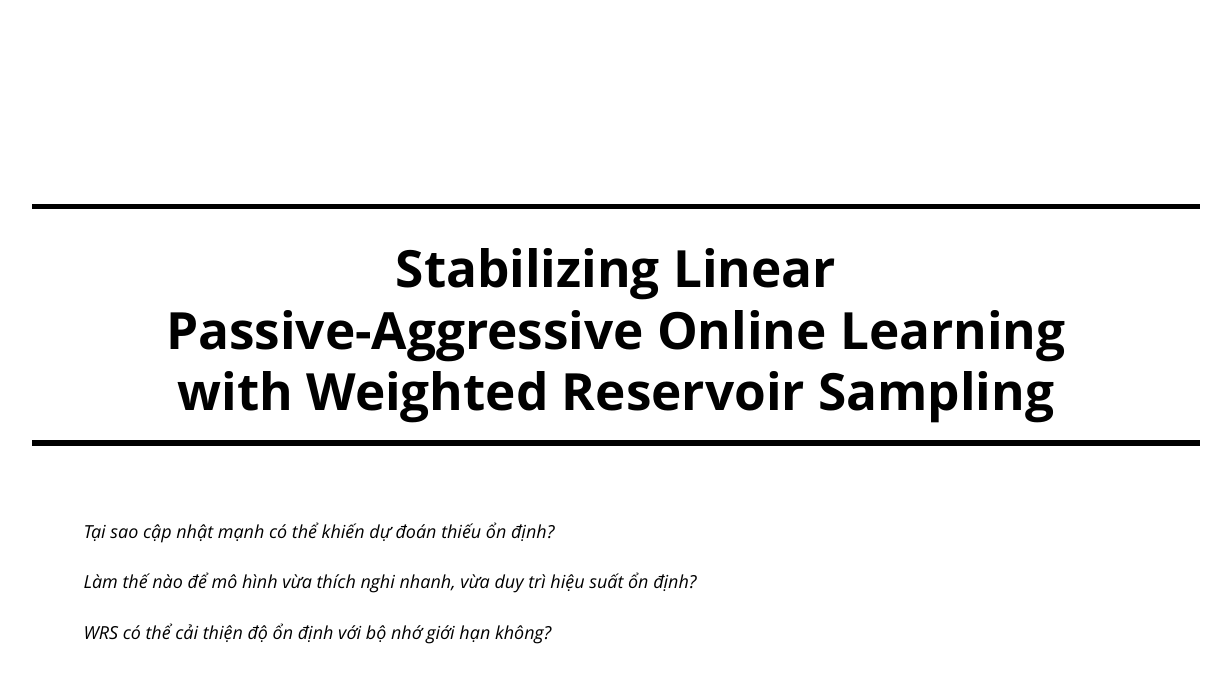
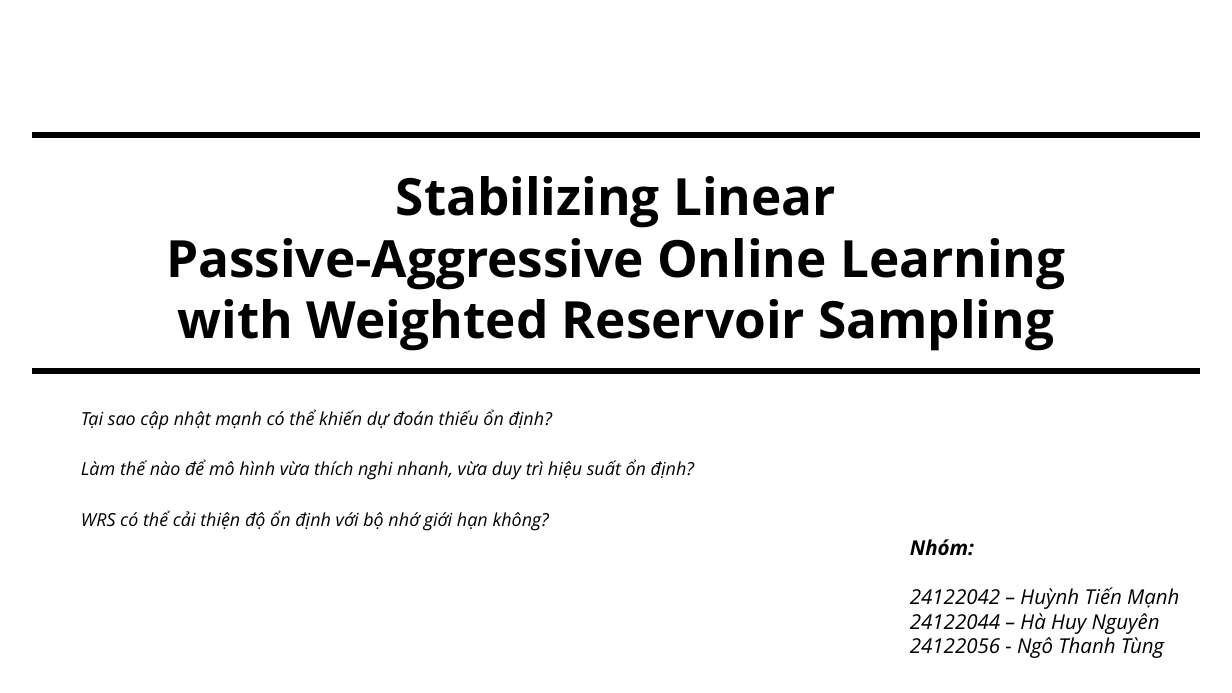
Before and after one commit to TienManhHuynh/IntroML-StudyingAboutWRSpaper, a slide deck: slide 1 of slides/summary.pptx. Drawn at 1232x693 pixels with LibreOffice and Linux fonts; fonts in the diff are those of the drawing. Boxes give left, top, right and bottom in pixels: in the first picture for what was removed or moved away, otherwise in the second. Text is boxed around its words. In the diff, an @@ line names an element or a change of style, - is before the commit and + after.

Commit message:
fix: editing Testing and Training pipeline png in docs/TV2 to be the same in slidesAdded studentID in summary slide.

```diff
--- a/slides/summary.pptx
+++ b/slides/summary.pptx
@@ 2 lines, 1 text: place and size @@
-2 lines, 1 text at [32, 207, 1201, 443]
+2 lines, 1 text at [32, 135, 1201, 371]
@@ text "Tại sao cập nhật mạnh ...": place and size @@
-text "Tại sao cập nhật mạnh ..." at [84, 522, 554, 543]
+text "Tại sao cập nhật mạnh ..." at [81, 409, 552, 430]
@@ text "Làm thế nào để mô ...": place and size @@
-text "Làm thế nào để mô ..." at [84, 572, 696, 593]
+text "Làm thế nào để mô ..." at [81, 459, 694, 480]
@@ text "WRS có thể cải thiện ...": place and size @@
-text "WRS có thể cải thiện ..." at [84, 623, 551, 644]
+text "WRS có thể cải thiện ..." at [81, 510, 549, 531]
@@ text added at [910, 539, 1179, 658], 16 pt, text #000000, italic @@
+Nhóm:
+24122042 – Huỳnh Tiến Mạnh
+24122044 – Hà Huy Nguyên
+24122056 - Ngô Thanh Tùng
```
Also in this commit, not shown: 2 other files.
